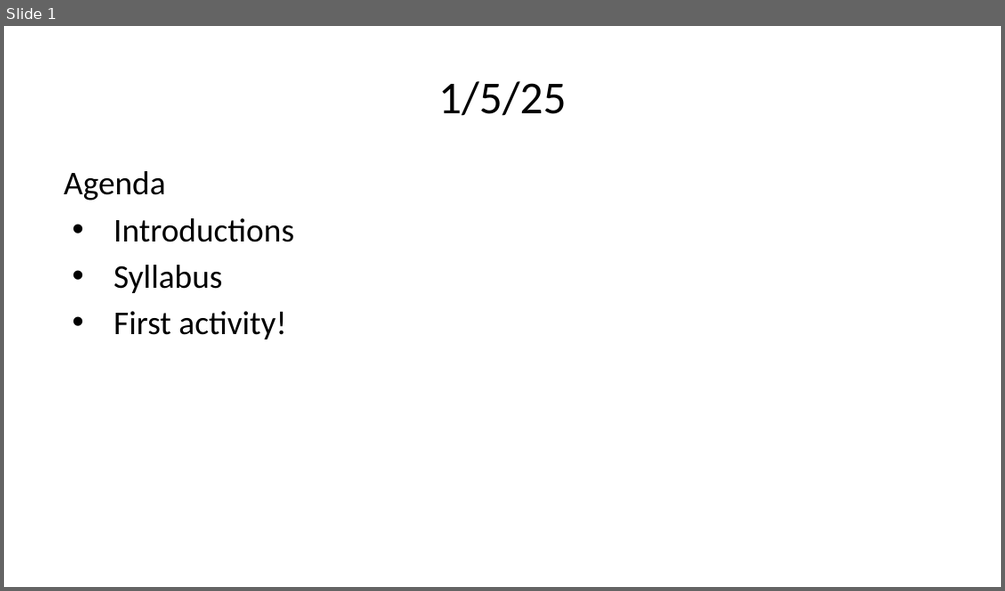
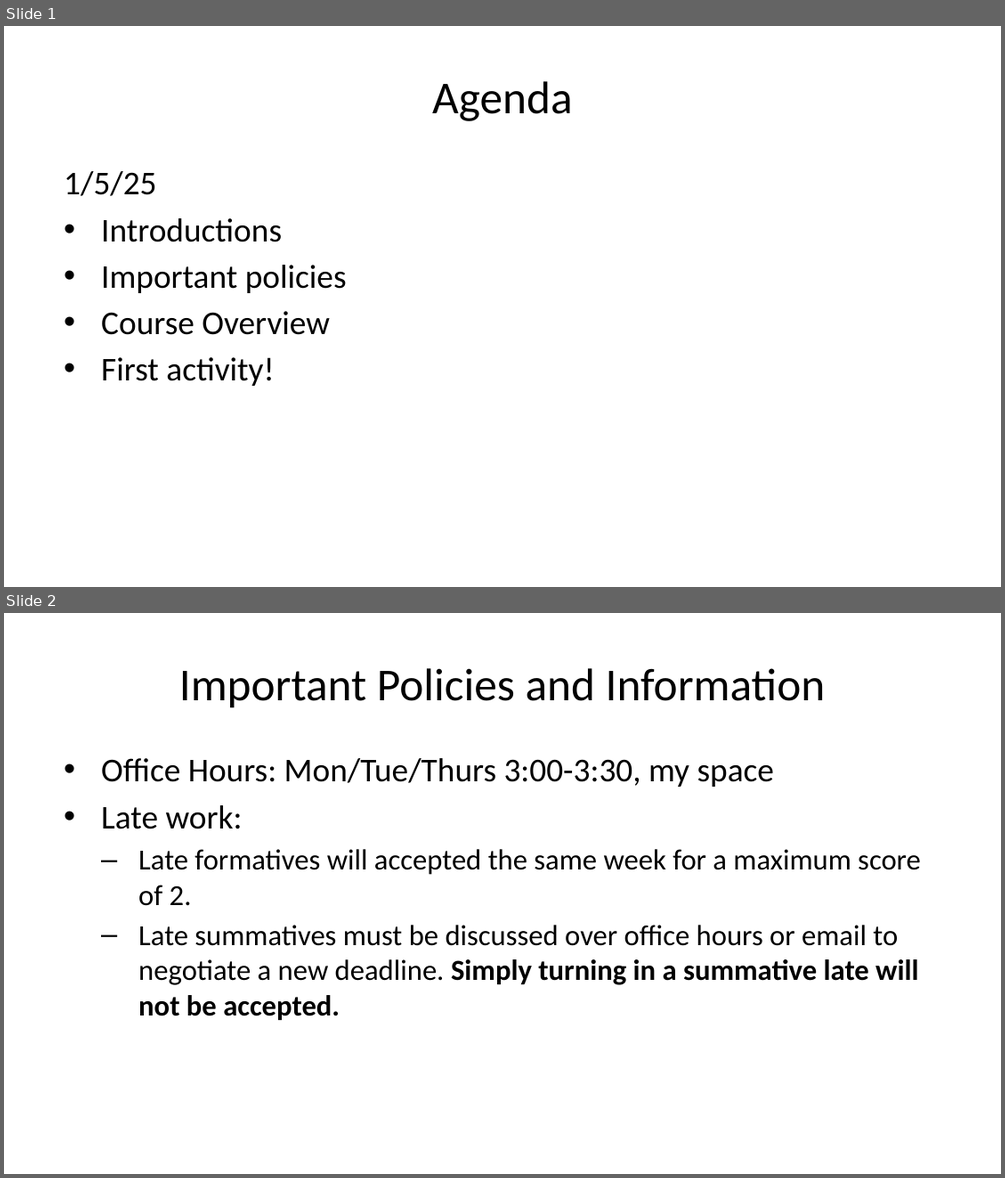
Before and after one commit to eking-stead/school, a slide deck: CS/slides.pptx. Shown one above the other, each under a label of ours: slide 1 before the commit, slides 1 and 2 after it. The pictures are 1005x591 and 1005x1178 pixels, drawn with LibreOffice and Linux fonts; fonts in the diff are those of the drawing. Boxes give left, top, right and bottom in pixels: in the first picture for what was removed or moved away, otherwise in the second. Text is boxed around its words. In the diff, an @@ line names an element or a change of style, - is before the commit and + after.

```diff
--- a/CS/slides.pptx
+++ b/CS/slides.pptx
@@ slide 2 added at [4,613,1001,1174], background #FFFFFF @@
@@ title added at [179,668,825,708], 33 pt, text #000000 @@
+Important Policies and Information
@@ text added at [101,758,921,1020], 21 pt, text #000000 @@
+• Office Hours: Mon/Tue/Thurs 3:00-3:30, my space
+• Late work:
+  – Late formatives will accepted the same week for a maximum score of 2.
+  – Late summatives must be discussed over office hours or email to negotiate a new deadline. Simply turning in a summative late will not be accepted.
@@ slide 1 changed as well @@
@@ title at [432,81,572,121]: text changed @@
-1/5/25
+Agenda
@@ text at [64,171,156,196]: text changed @@
-Agenda
+1/5/25
@@ text at [101,218,282,386]: indent changed @@
@@ text at [101,265,347,335]: text changed @@
-• Syllabus
+• Important policies
+• Course Overview
```
Also in this commit, not shown: 2 other slides changed, 4 other slides added, 1 slide removed, 3 other files.
